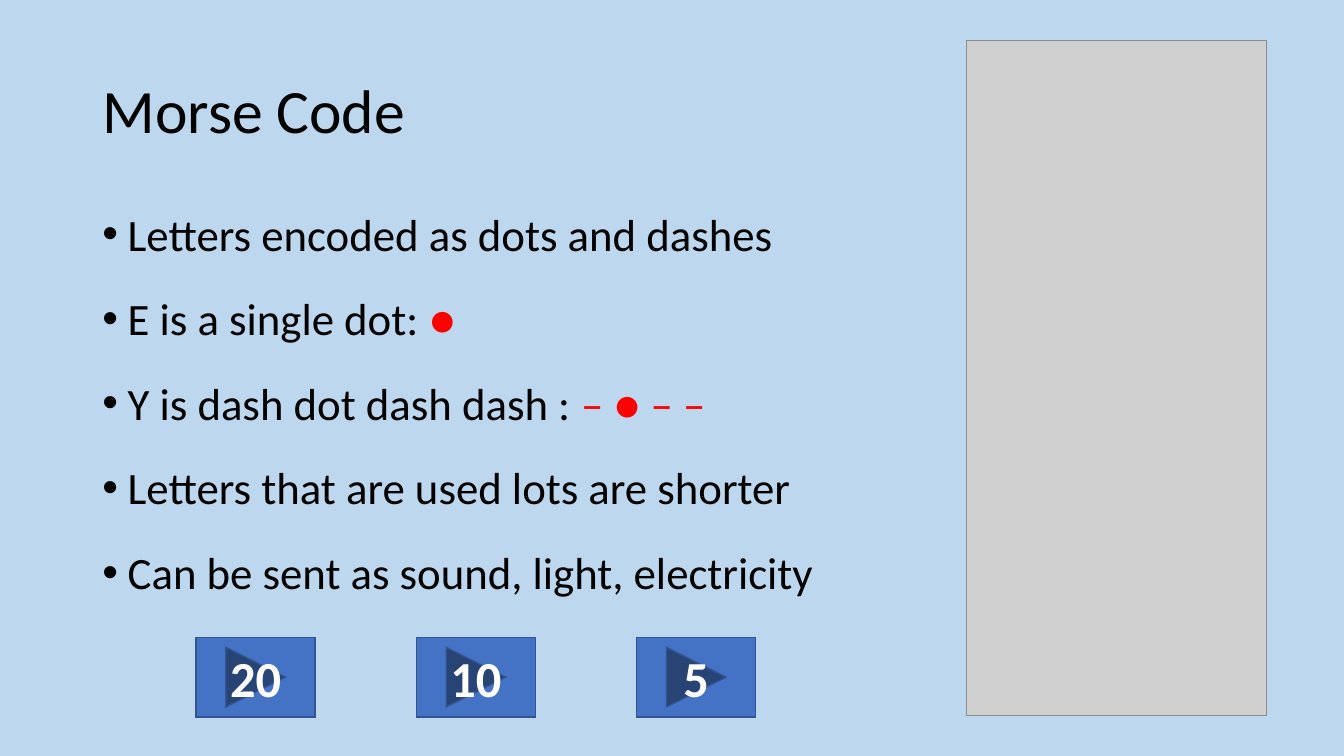
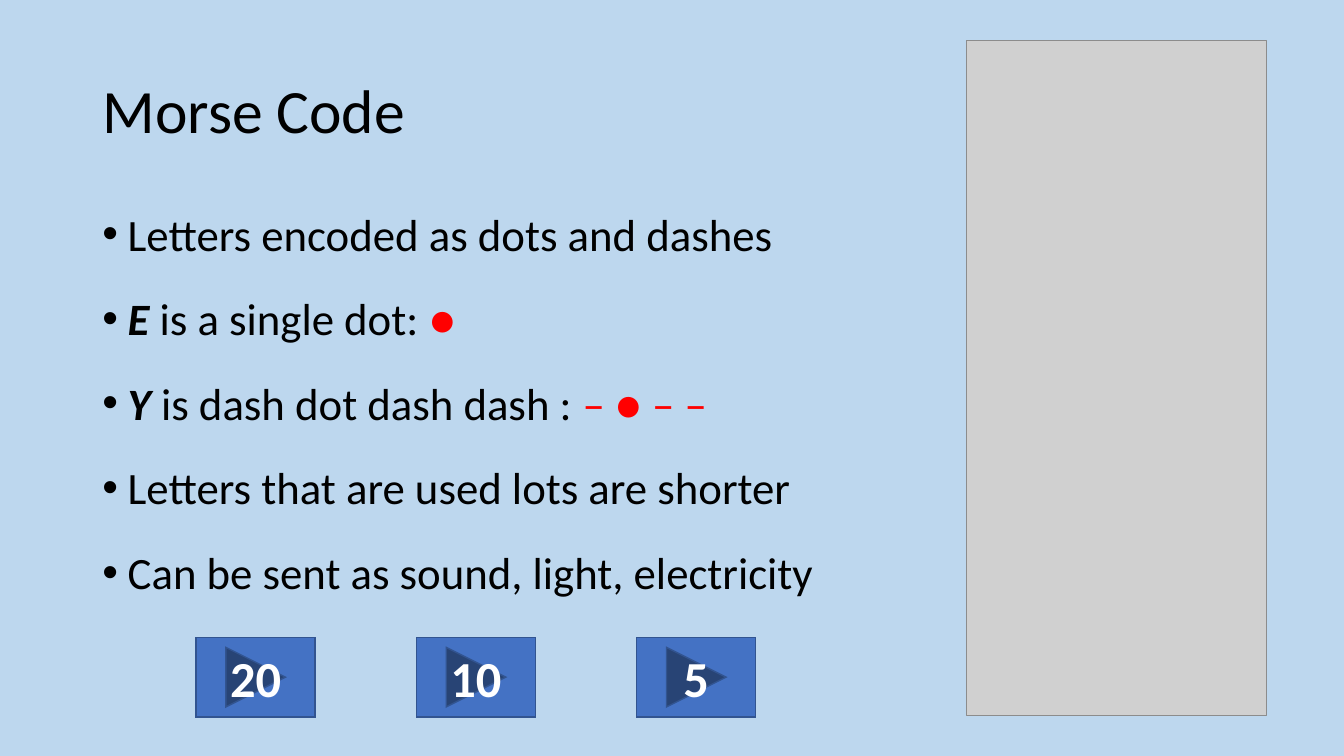
Before and after one commit to MrFriendCS/MrFriendCS.github.io, a slide deck: slide 4 of s1/S1 CS Slides.pptx. Drawn at 1344x756 pixels with LibreOffice and Linux fonts; fonts in the diff are those of the drawing; grey boxes stand for pictures. Boxes give left, top, right and bottom in pixels: in the first picture for what was removed or moved away, otherwise in the second. Text is boxed around its words. In the diff, an @@ line names an element or a change of style, - is before the commit and + after.

```diff
--- a/s1/S1 CS Slides.pptx
+++ b/s1/S1 CS Slides.pptx
@@ text at (x1=128, y1=304, x2=550, y2=421): bold on, italic on in "E", "Y" @@
```
Also in this commit, not shown: 1 other slide changed, 1 slide added, 1 other file.
